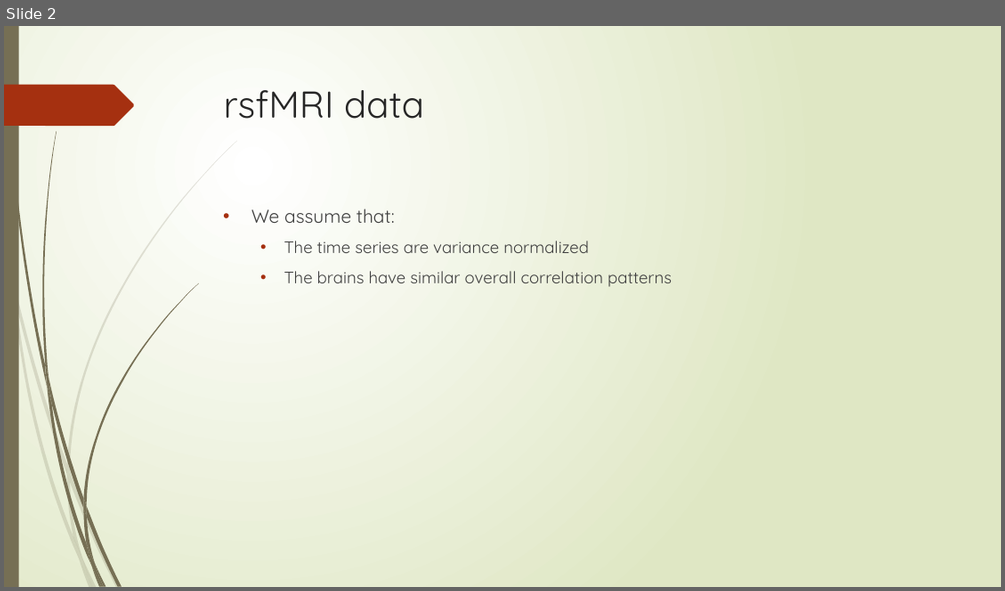
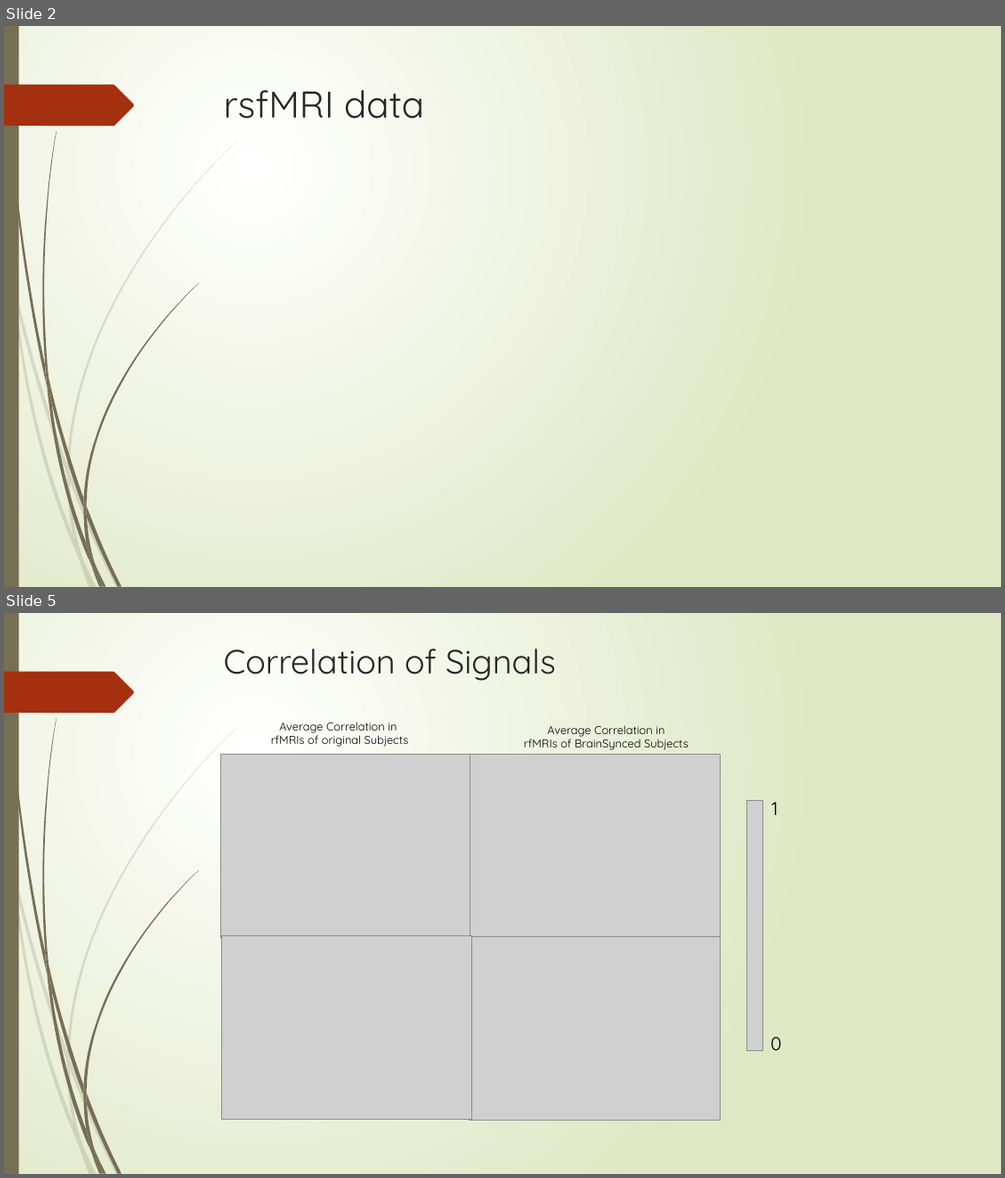
Before and after one commit to ajoshiusc/cortical_parcellation, a slide deck: docs/brain_sync.pptx. Shown one above the other, each under a label of ours: slide 2 before the commit, slides 2 and 5 after it; the slides between them are not shown. The pictures are 1005x591 and 1005x1178 pixels, drawn with LibreOffice and Linux fonts; fonts in the diff are those of the drawing; grey boxes stand for pictures. Boxes give left, top, right and bottom in pixels: in the first picture for what was removed or moved away, otherwise in the second. Text is boxed around its words. In the diff, an @@ line names an element or a change of style, - is before the commit and + after.

```diff
--- a/docs/brain_sync.pptx
+++ b/docs/brain_sync.pptx
@@ slide 5 added at (4, 613, 1001, 1174), background gradient #FFFFFF to #DFE8C4; not listed: 24 template elements that a slide beside it also shows @@
@@ title added at (224, 649, 556, 681), 32.4 pt, text #262626 @@
+Correlation of Signals
@@ text added at (271, 722, 409, 747), 11 pt, text #000000 @@
+Average Correlation in
+rfMRIs of original Subjects
@@ text added at (524, 725, 688, 750), 11 pt, text #000000 @@
+Average Correlation in
+rfMRIs of BrainSynced Subjects
@@ picture added at (221, 755, 470, 938) @@
@@ picture added at (469, 755, 720, 938) @@
@@ picture added at (747, 800, 763, 1051) @@
@@ text added at (771, 802, 777, 815), 18 pt, text #000000 @@
+1
@@ picture added at (222, 936, 472, 1120) @@
@@ picture added at (469, 936, 720, 1120) @@
@@ text added at (770, 1037, 781, 1050), 18 pt, text #000000 @@
+0
@@ slide 2 changed as well @@
@@ text removed at (251, 208, 672, 287) @@
-• We assume that:
-  • The time series are variance normalized
-  • The brains have similar overall correlation patterns
```
Also in this commit, not shown: 8 other slides changed, 2 other slides added, 2 slides removed, 5 other files.
